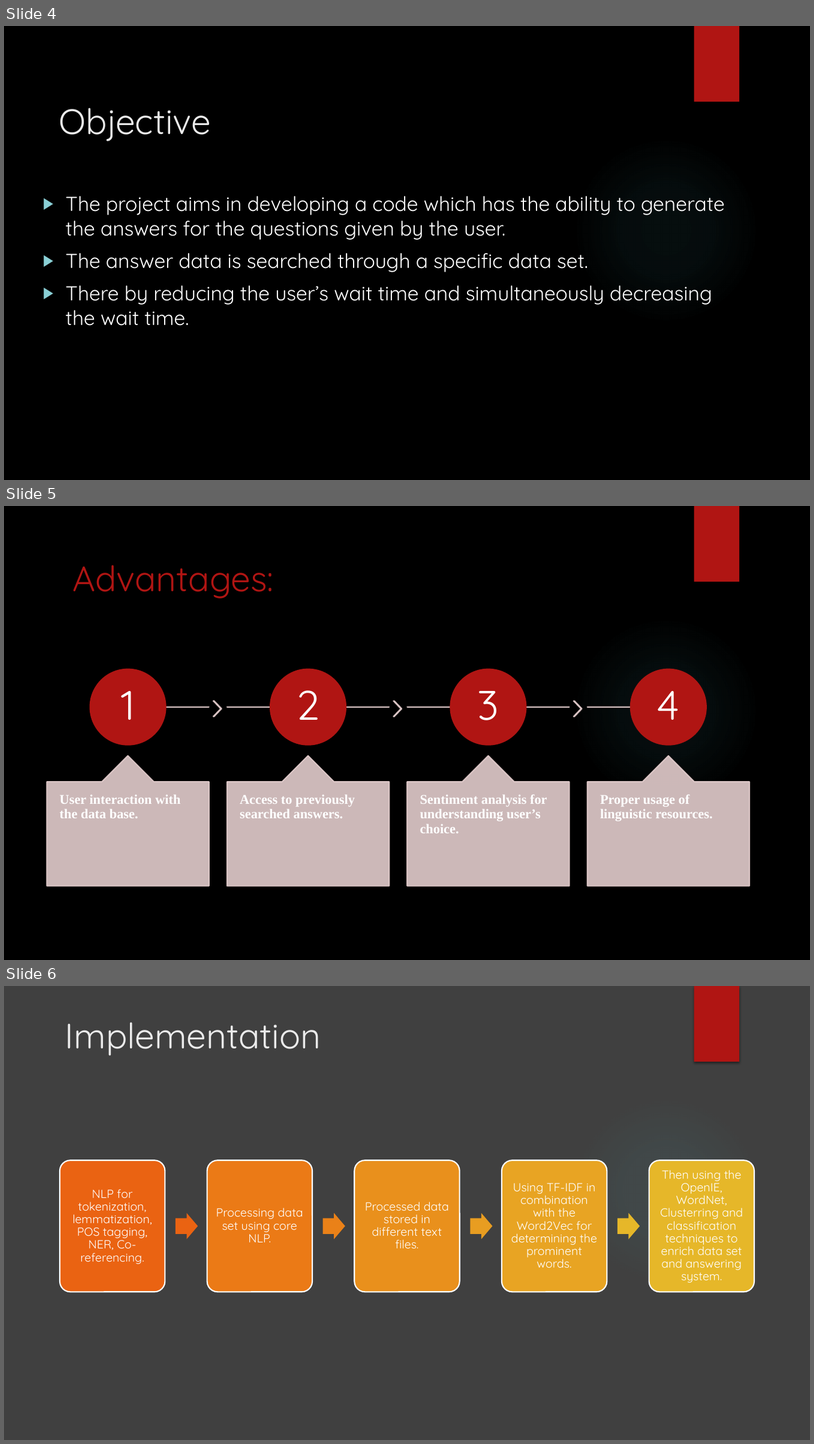
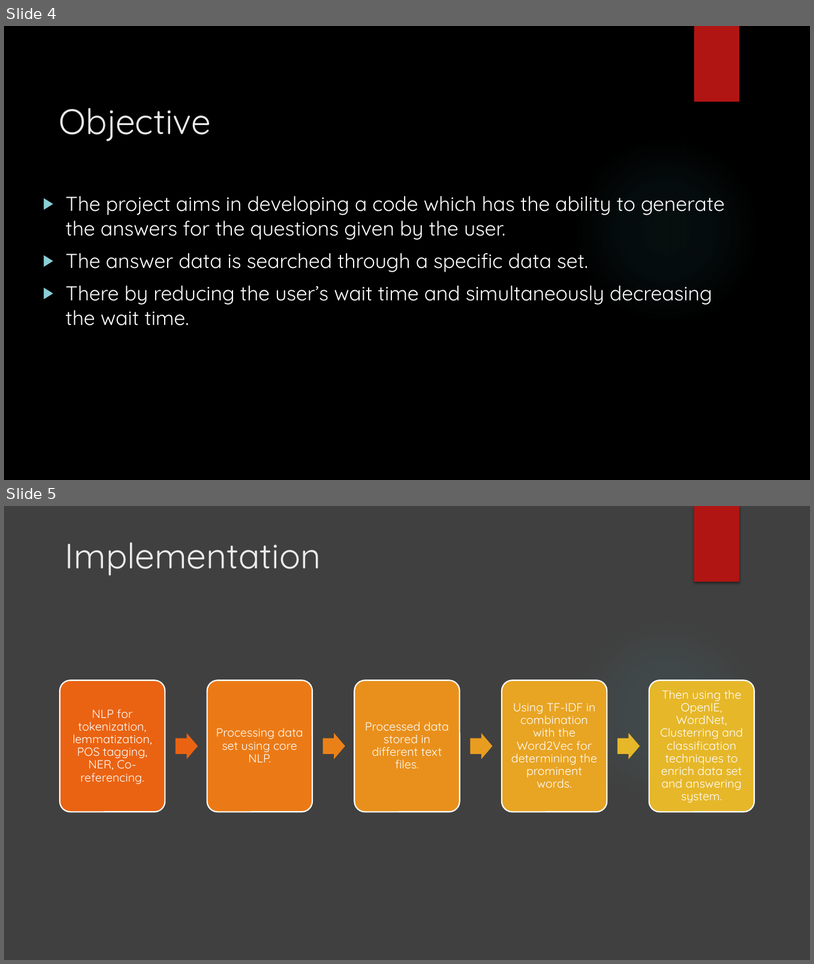
Before and after one commit to SaratM34/Dynamic-Intelligent-Q-A-System-with-Natural-Language-Processing, a slide deck: Documentation/project presentation.pptx. Shown one above the other, each under a label of ours: slides 4, 5 and 6 before the commit, slides 4 and 5 after it. The pictures are 814x1444 and 814x964 pixels, drawn with LibreOffice and Linux fonts; fonts in the diff are those of the drawing; background and template pictures are left out. Boxes give left, top, right and bottom in pixels: in the first picture for what was removed or moved away, otherwise in the second. Text is boxed around its words. In the diff, an @@ line names an element or a change of style, - is before the commit and + after.

Commit message:
ppt

```diff
--- a/Documentation/project presentation.pptx
+++ b/Documentation/project presentation.pptx
@@ slide 5 removed at bbox=[4, 506, 810, 960], background #000000; not listed: 2 template elements that a slide beside it also shows @@
@@ title removed at bbox=[72, 565, 274, 598] @@
-Advantages:
@@ group removed at bbox=[47, 669, 750, 886]: 8 texts, 4 rectangles, 4 ellipses, 4 up arrow callouts, 3 chevrons @@
-1
-User interaction with the data base.
-2
-Access to previously searched answers.
-3
-Sentiment analysis for understanding user’s choice.
-4
-Proper usage of linguistic resources.
@@ what was slide 6 is now slide 5 @@
```
